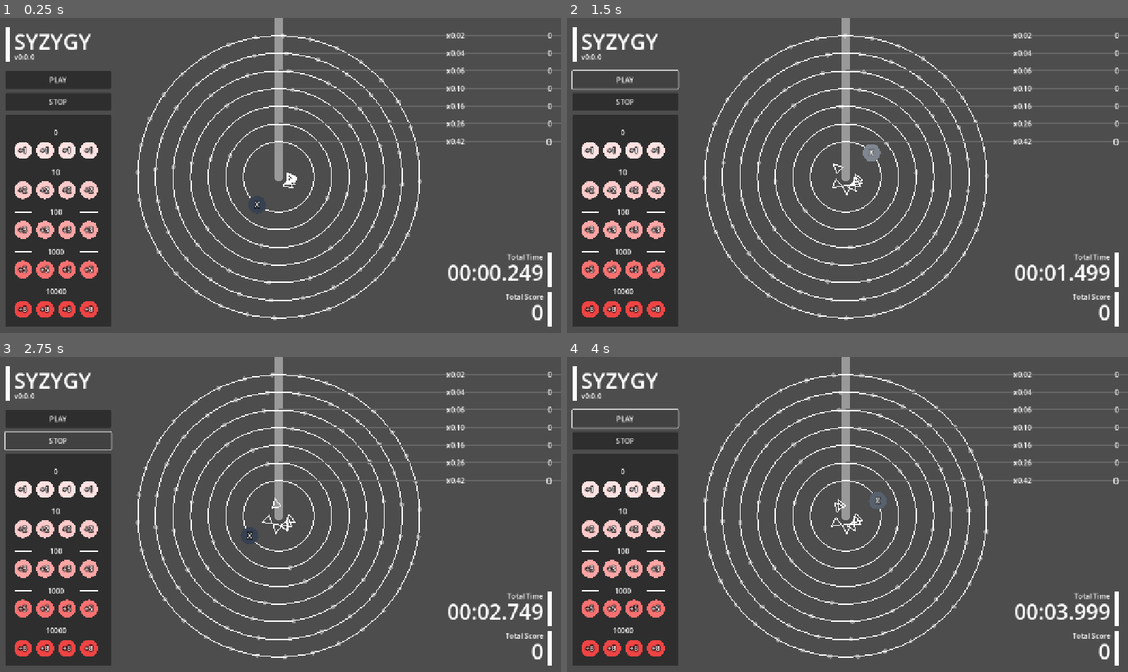
Above: before the commit, frames 1-4 (two rows, left to right).
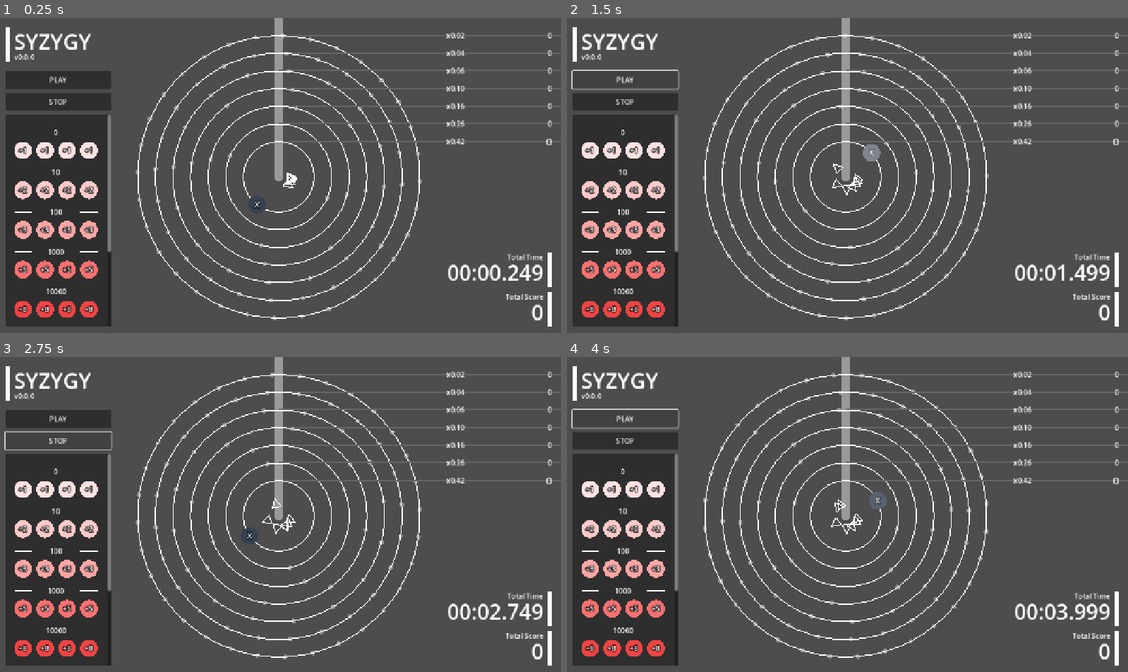
Above: after the commit, the same moments.

Repository: kamikoloss/syzygy
Game: Godot game, scene res://scenes/main.tscn
Same seed, same stepped clock (60 frames per second), same inputs: the game is played once before the commit and once after it.
Inputs:
- Up to frame 1 (0.25 s): no input
- Up to frame 2 (1.5 s): click "PLAY" at 0.5 s; click "PLAY" at 1.25 s
- Up to frame 3 (2.75 s): click "STOP" at 2 s
- Up to frame 4 (4 s): click "STOP" at 2.75 s; click "PLAY" at 3.5 s

The runs differ from the first frame. In frame 1, 0.3% of the frame differs, in the area x 19-20%, y 30-75%; in frame 2, 0.3%; in frame 3, 0.3%; in frame 4, 0.3%.

Commit message:
add ChipType CLEAR

Diff:
--- a/scripts/data.gd
+++ b/scripts/data.gd
@@ -4,6 +4,7 @@
 enum ChipType {
     NONE,
     ACCOUNT,
+    CLEAR,
     PLUS_1, PLUS_2, PLUS_3, PLUS_4, PLUS_5, PLUS_6, PLUS_7, PLUS_8, PLUS_9,
 }
 
@@ -12,6 +13,7 @@
 const CHIP_DATA := {
     ChipType.NONE:      ["",    Color("#374151"), -1],
     ChipType.ACCOUNT:   ["X",   Color("#374151"), -1],
+    ChipType.CLEAR:     ["!!!", Color("#ffffff"), -1], # Rainbow
     ChipType.PLUS_1:    ["+1",  Color("#fee2e2"), 1],
     ChipType.PLUS_2:    ["+2",  Color("#fecaca"), 2],
     ChipType.PLUS_3:    ["+3",  Color("#fca5a5"), 3],
@@ -34,11 +36,20 @@
     100: [
         [ChipType.PLUS_3, 4],
     ],
-    1000: [
+    1_000: [
         [ChipType.PLUS_4, 4],
     ],
-    10000: [
+    10_000: [
         [ChipType.PLUS_5, 4],
+    ],
+    100_000: [
+        [ChipType.PLUS_6, 4],
+    ],
+    1_000_000: [
+        [ChipType.PLUS_7, 4],
+    ],
+    999_999_999: [
+        [ChipType.CLEAR, 1],
     ],
 }
 
